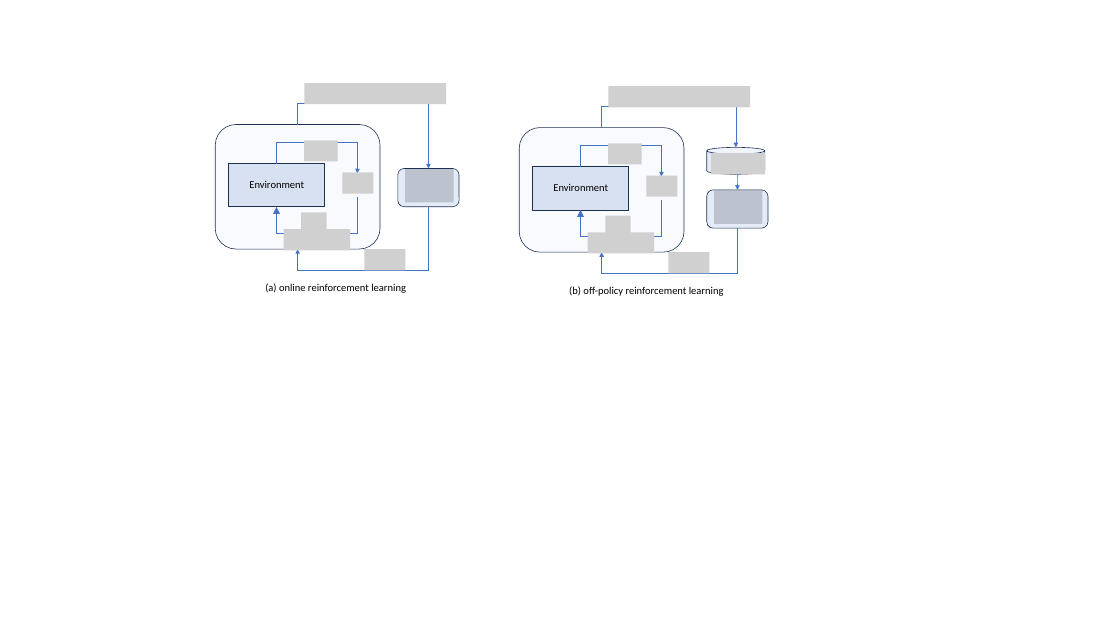
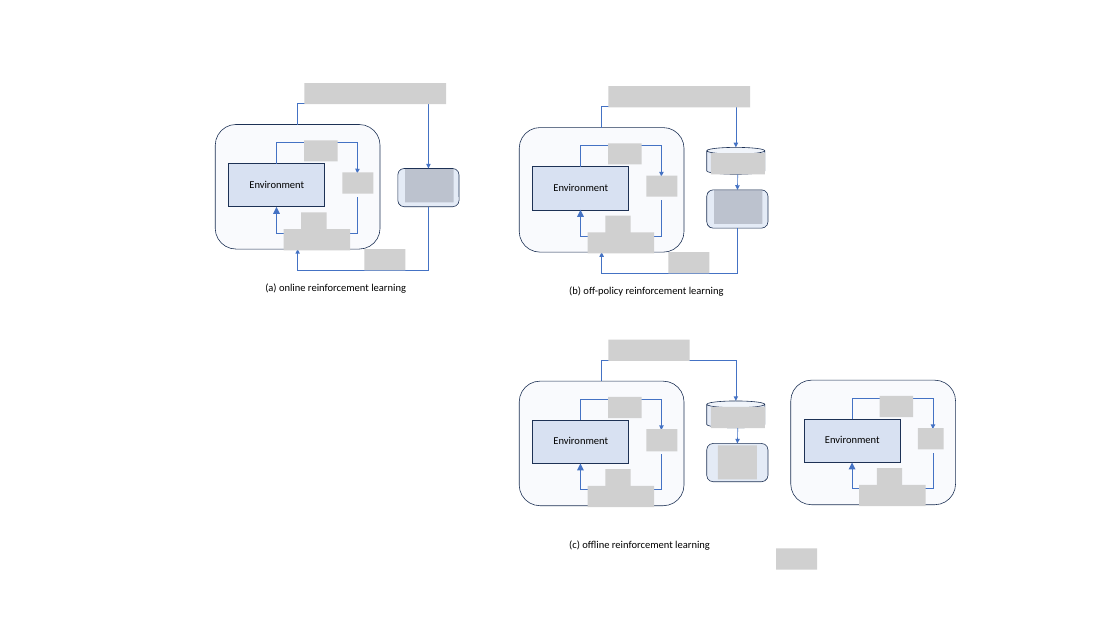
Before and after one commit to dimitarpg13/reinforcement_learning_and_game_theory, a slide deck: slide 1 of docs/Notes_on_offline_reinforcement_learning.pptx. Drawn at 1120x630 pixels with LibreOffice and Linux fonts; fonts in the diff are those of the drawing; grey boxes stand for pictures. Boxes give left, top, right and bottom in pixels: in the first picture for what was removed or moved away, otherwise in the second. Text is boxed around its words. In the diff, an @@ line names an element or a change of style, - is before the commit and + after.

```diff
--- a/docs/Notes_on_offline_reinforcement_learning.pptx
+++ b/docs/Notes_on_offline_reinforcement_learning.pptx
@@ picture added at (x1=608, y1=339, x2=690, y2=360) @@
@@ elbow arrow added from (602, 381) to (736, 401), #4472C4 0.5 pt @@
@@ cylinder added at (x1=707, y1=401, x2=765, y2=428), fill #4472C4 at 13% opacity, outline #1E3256 0.5 pt @@
@@ picture added at (x1=711, y1=407, x2=765, y2=428) @@
@@ rounded rectangle added at (x1=707, y1=444, x2=768, y2=482), fill #4472C4 at 14% opacity, outline #1E3256 0.5 pt @@
@@ picture added at (x1=718, y1=445, x2=757, y2=479) @@
@@ arrow added from (738, 429) to (738, 444), #4472C4 0.5 pt @@
@@ group added at (x1=519, y1=381, x2=684, y2=507): 4 pictures, 2 elbow arrows, 1 rounded rectangle, 1 rectangle, 1 text @@
+Environment
@@ group added at (x1=791, y1=381, x2=955, y2=506): 4 pictures, 2 elbow arrows, 1 rounded rectangle, 1 rectangle, 1 text @@
+Environment
@@ text added at (x1=569, y1=540, x2=710, y2=550), 9 pt, text #000000 @@
+(c) offline reinforcement learning
@@ picture added at (x1=776, y1=549, x2=818, y2=570) @@
```
Also in this commit, not shown: 1 other file.
